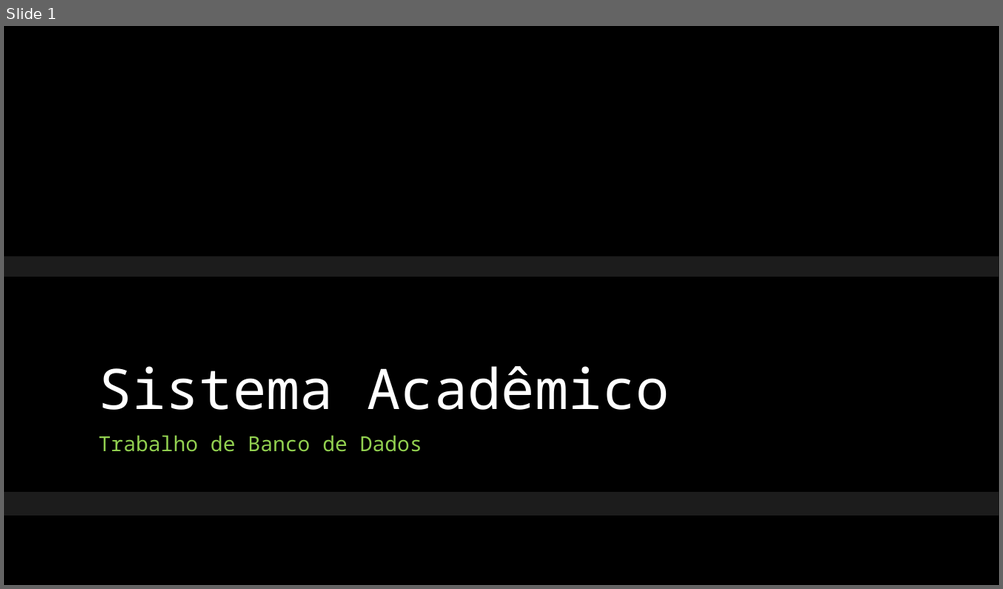
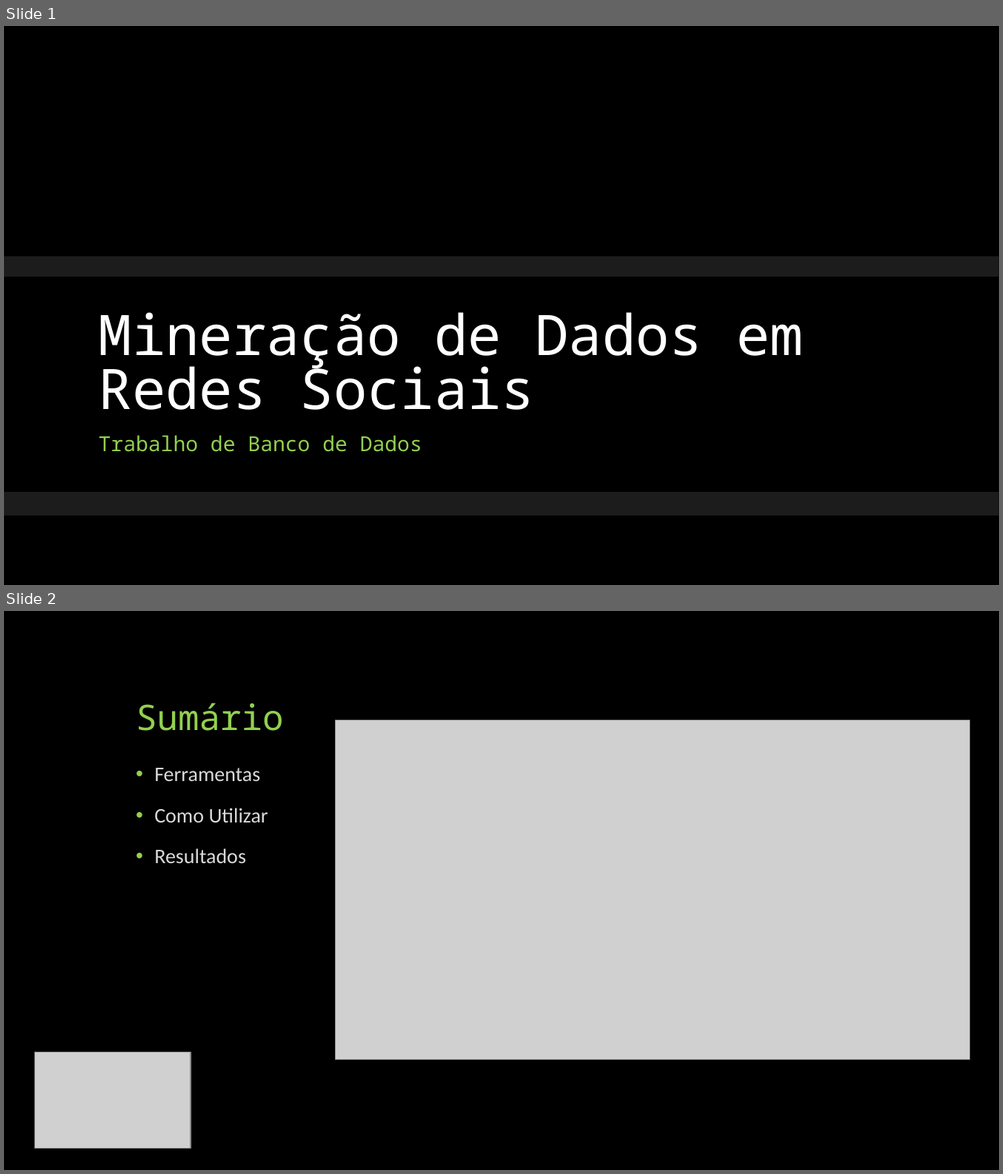
Before and after one commit to calosguilherme/trab01, a slide deck: Apresentação.pptx. Shown one above the other, each under a label of ours: slide 1 before the commit, slides 1 and 2 after it. The pictures are 1003x589 and 1003x1174 pixels, drawn with LibreOffice and Linux fonts; fonts in the diff are those of the drawing; grey boxes stand for pictures; background and template pictures are left out. Boxes give left, top, right and bottom in pixels: in the first picture for what was removed or moved away, otherwise in the second. Text is boxed around its words. In the diff, an @@ line names an element or a change of style, - is before the commit and + after.

```diff
--- a/Apresentação.pptx
+++ b/Apresentação.pptx
@@ slide 2 added at (4, 611, 999, 1170), background #000000 @@
@@ title added at (136, 703, 284, 731), 34 pt, text #92D050 @@
+Sumário
@@ picture added at (336, 720, 970, 1059) @@
@@ text added at (154, 768, 268, 863), 20 pt, text #D9D9D9 @@
+• Ferramentas
+• Como Utilizar
+• Resultados
@@ picture added at (35, 1053, 190, 1149) @@
@@ slide 1 changed as well @@
@@ title at (99, 312, 803, 410): text changed @@
-Sistema Acadêmico
+Mineração de Dados em Redes Sociais
```
Also in this commit, not shown: 5 other slides added, 8 slides removed.
